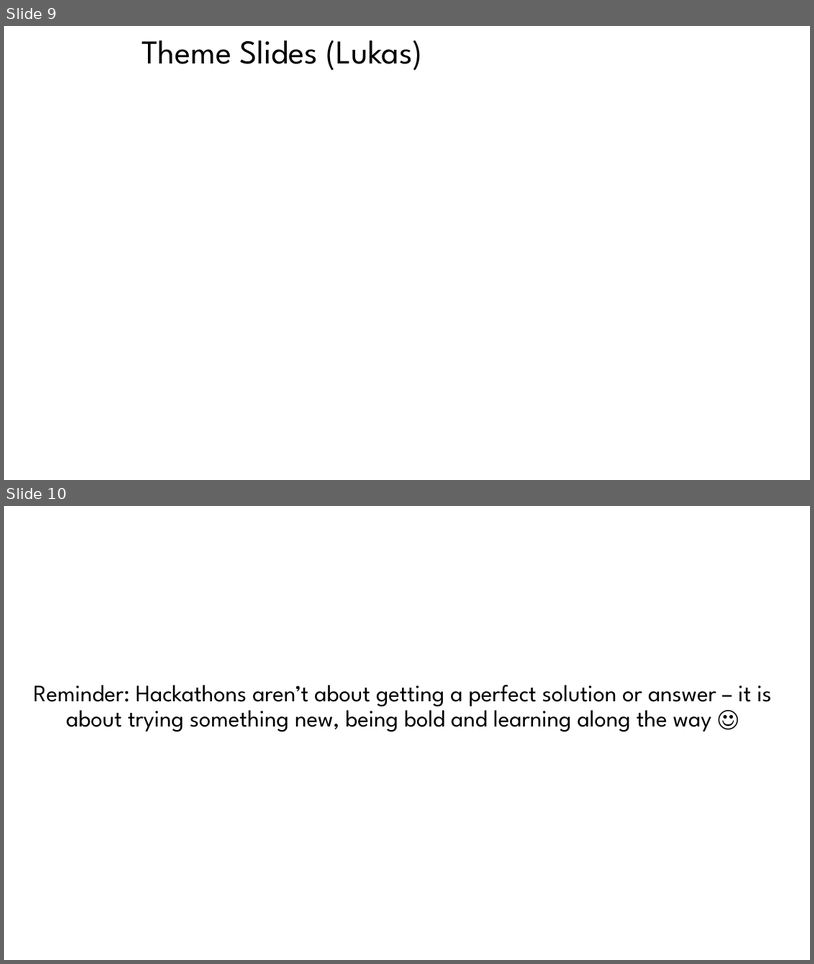
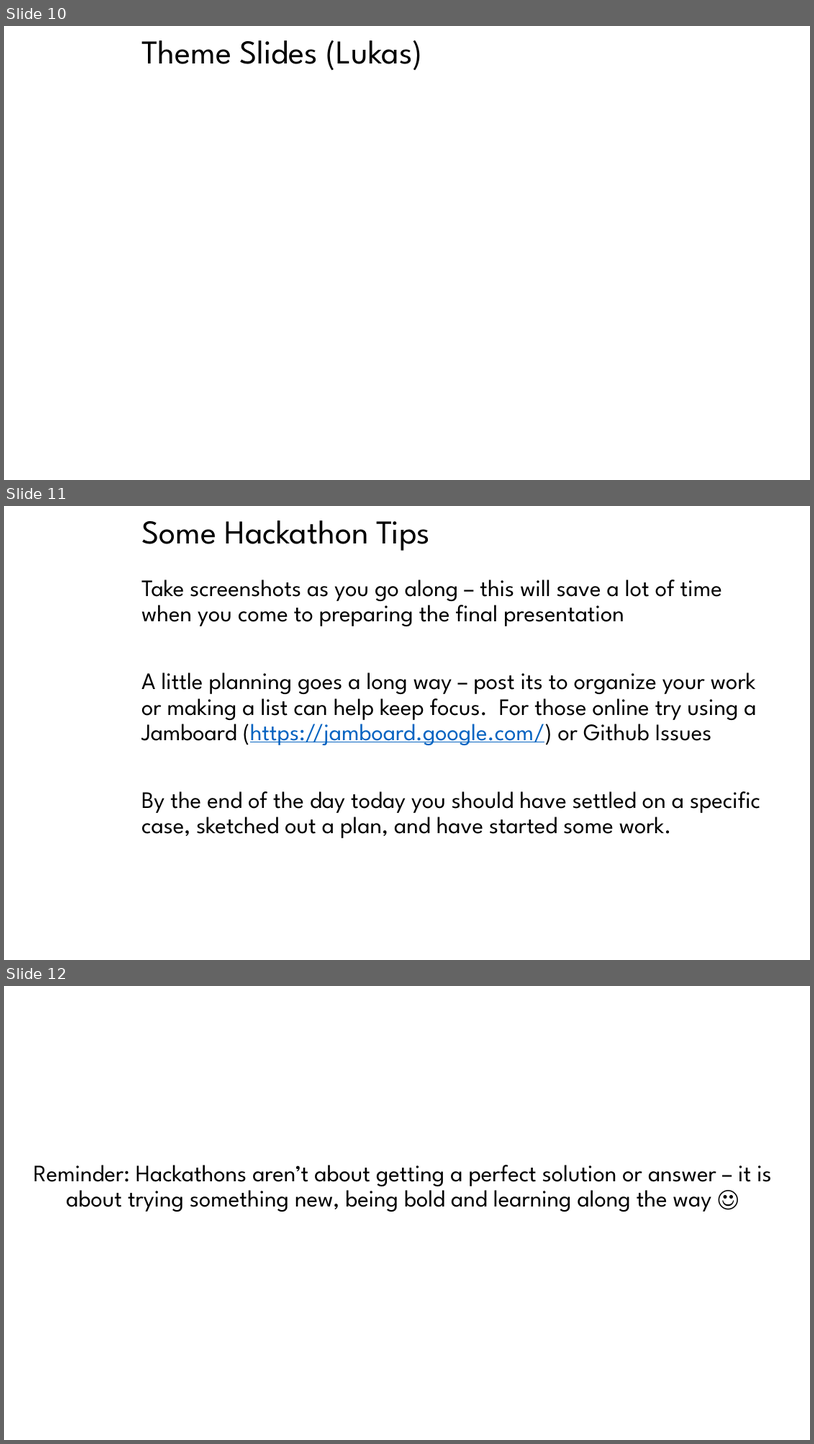
Before and after one commit to EAGE-Annual-Hackathon/EAGE-Annual-Hackathon-2022-Plenum-Sessions, a slide deck: opening_plenum_session_slides.pptx. Shown one above the other, each under a label of ours: slides 9 and 10 before the commit, slides 10, 11 and 12 after it. The pictures are 814x964 and 814x1444 pixels, drawn with LibreOffice and Linux fonts; fonts in the diff are those of the drawing; background and template pictures are left out. Boxes give left, top, right and bottom in pixels: in the first picture for what was removed or moved away, otherwise in the second. Text is boxed around its words. In the diff, an @@ line names an element or a change of style, - is before the commit and + after.

```diff
--- a/opening_plenum_session_slides.pptx
+++ b/opening_plenum_session_slides.pptx
@@ slide 11 added at [4,506,810,960], background picture (left out) @@
@@ title added at [142,520,430,551], 39.6 pt, text #000000 @@
+Some Hackathon Tips
@@ text added at [142,579,761,838], 28 pt, text #000000 @@
+Take screenshots as you go along – this will save a lot of time when you come to preparing the final presentation
+A little planning goes a long way – post its to organize your work or making a list can help keep focus. For those online try using a Jamboard (https://jamboard.google.com/) or Github Issues
+By the end of the day today you should have settled on a specific case, sketched out a plan, and have started some work.
@@ what was slide 9 is now slide 10 @@
@@ what was slide 10 is now slide 12 @@
```
Also in this commit, not shown: 1 slide changed, 1 other slide added, 2 other files.
